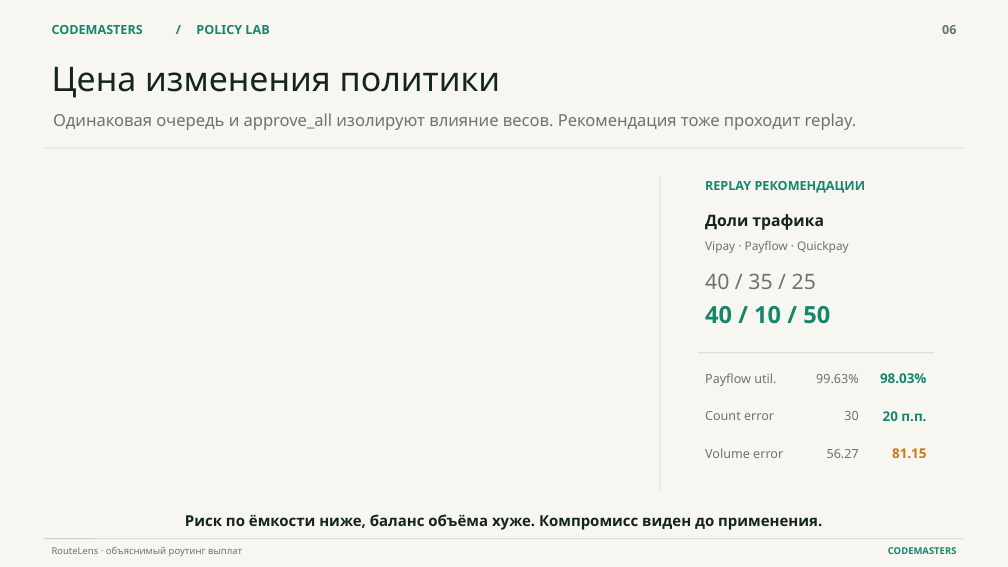
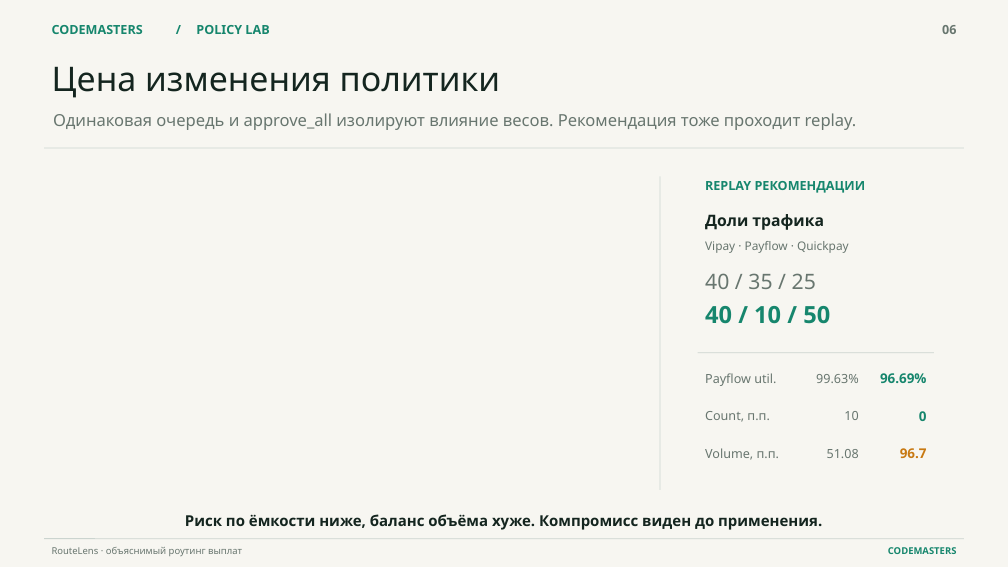
Before and after one commit to krantro2938/routelens-codemasters, a slide deck: slide 6 of presentation/RouteLens_Defense_RU.pptx. Drawn at 1008x567 pixels with LibreOffice and Linux fonts; fonts in the diff are those of the drawing. Boxes give left, top, right and bottom in pixels: in the first picture for what was removed or moved away, otherwise in the second. Text is boxed around its words. In the diff, an @@ line names an element or a change of style, - is before the commit and + after.

```diff
--- a/presentation/RouteLens_Defense_RU.pptx
+++ b/presentation/RouteLens_Defense_RU.pptx
@@ text at [880,373,926,383]: text changed @@
-98.03%
+96.69%
@@ text at [705,411,769,422]: text changed @@
-Count error
+Count, п.п.
@@ text at [844,411,858,420]: text changed @@
-30
+10
@@ text at [919,411,927,421]: text changed @@
-20 п.п.
+0
@@ text at [705,448,779,460]: text changed @@
-Volume error
+Volume, п.п.
@@ text at [827,449,859,458]: text changed @@
-56.27
+51.08
@@ text at [900,448,927,458]: text changed @@
-81.15
+96.7
```
Also in this commit, not shown: 4 other slides changed, 55 other files.
